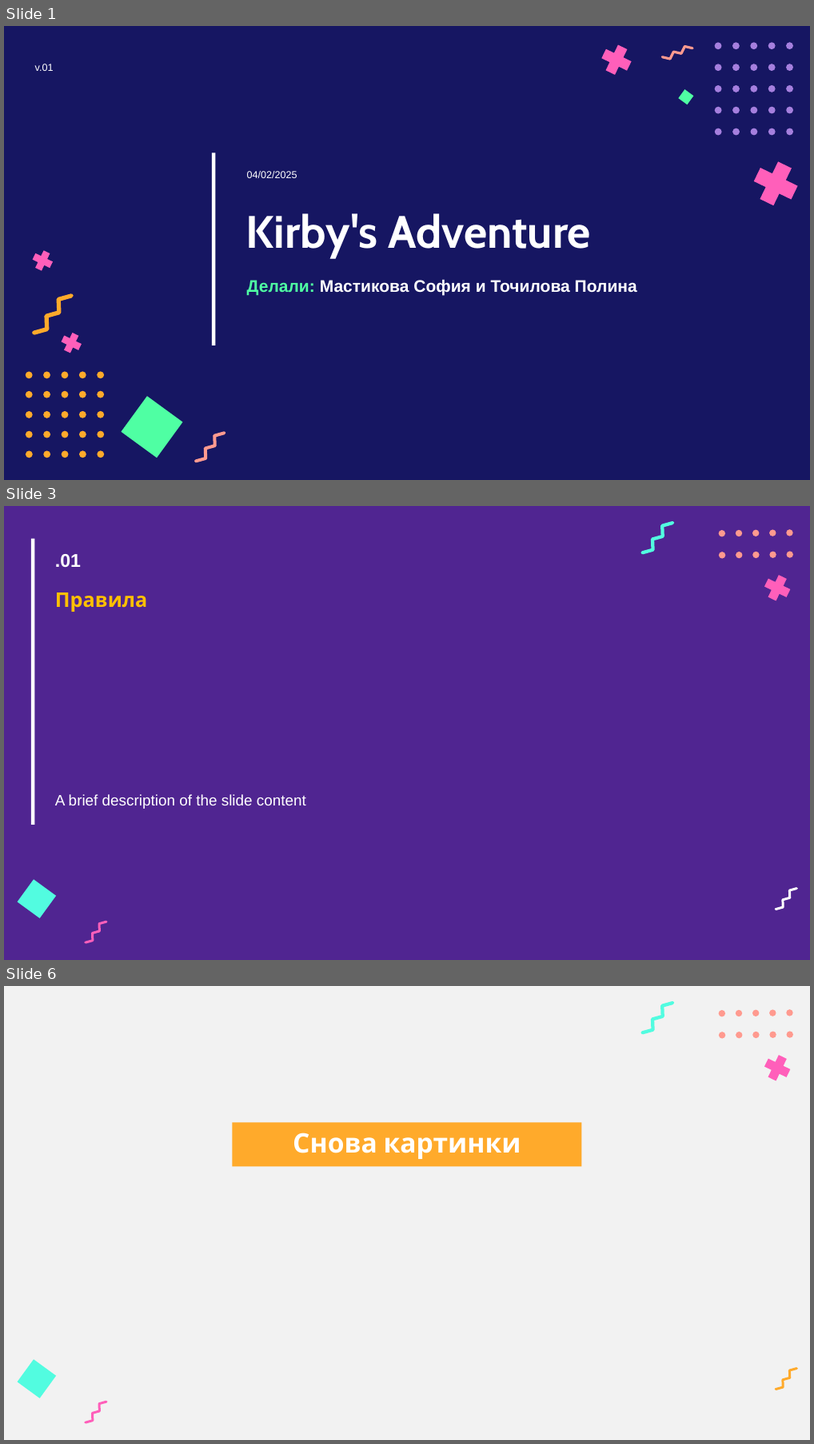
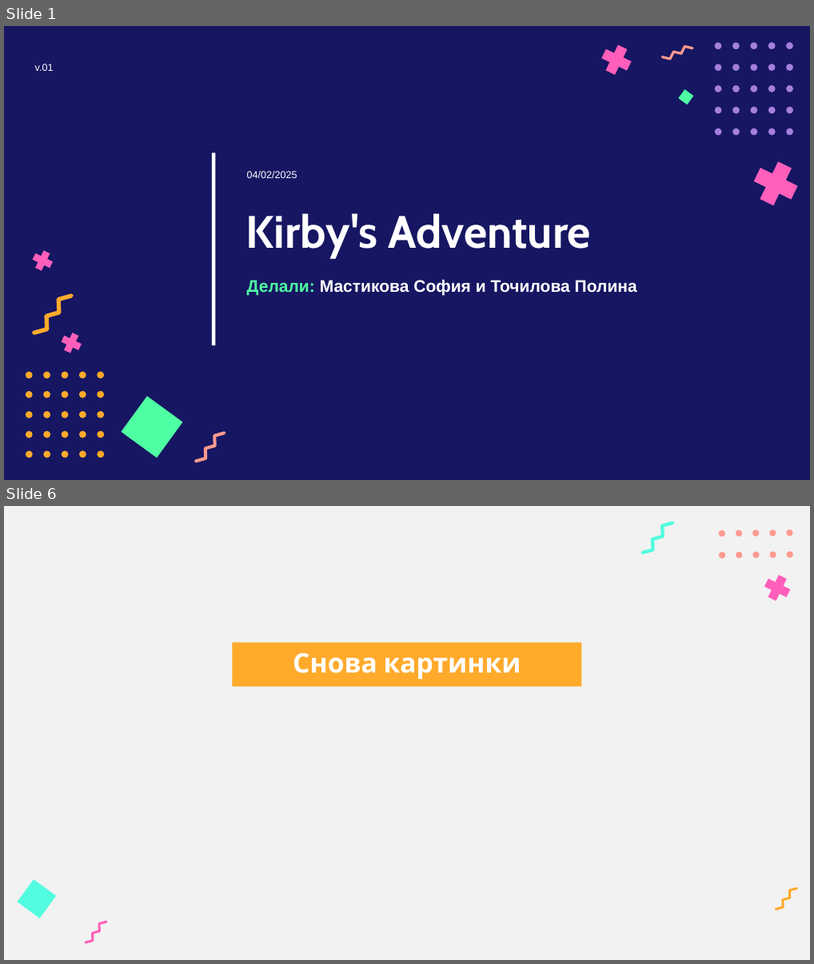
Before and after one commit to ullvea/project_pygame, a slide deck: for project protection/Черновик презентации.pptx. Shown one above the other, each under a label of ours: slides 1, 3 and 6 before the commit, slides 1 and 6 after it; the slides between them are not shown. The pictures are 814x1444 and 814x964 pixels, drawn with LibreOffice and Linux fonts; fonts in the diff are those of the drawing. Boxes give left, top, right and bottom in pixels: in the first picture for what was removed or moved away, otherwise in the second. Text is boxed around its words. In the diff, an @@ line names an element or a change of style, - is before the commit and + after.

```diff
--- a/for project protection/Черновик презентации.pptx
+++ b/for project protection/Черновик презентации.pptx
@@ slide 3 removed at (4, 506, 810, 960), background #502591; not listed: 14 template elements that a slide beside it also shows @@
@@ rectangle removed at (31, 539, 35, 824) @@
@@ text removed at (55, 554, 81, 568) @@
-.01
@@ title removed at (55, 592, 147, 612) @@
-Правила
@@ subtitle removed at (55, 794, 306, 808) @@
-A brief description of the slide content
@@ freeform shape removed at (776, 887, 798, 911) @@
```
Also in this commit, not shown: 3 slides changed, 1 slide added, 2 other files.
